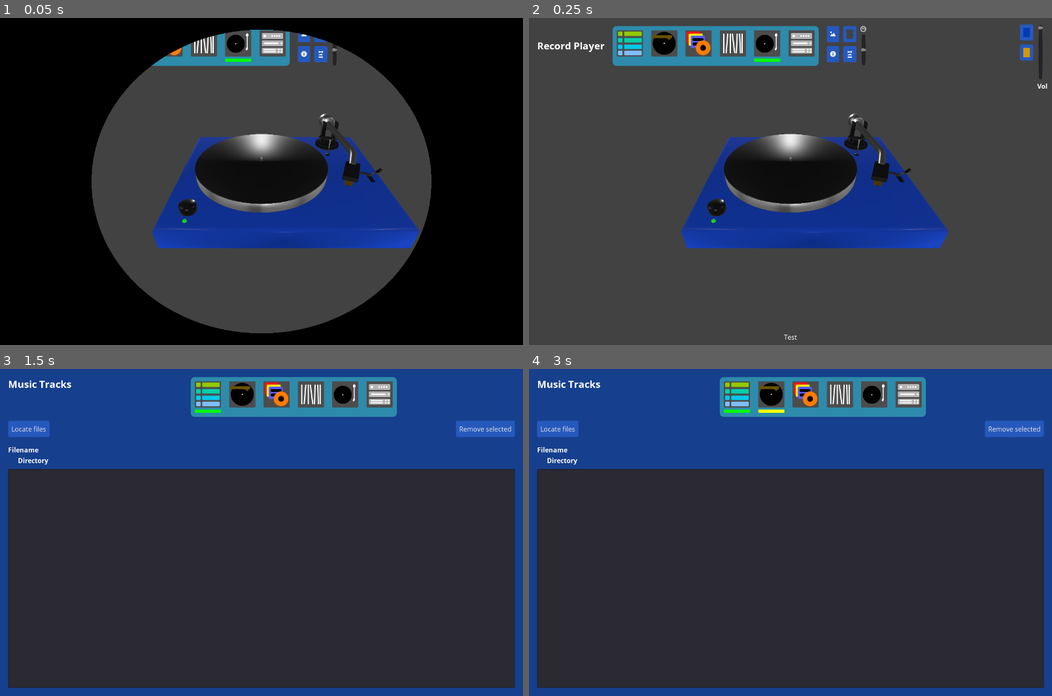
Above: before the commit, frames 1-4 (two rows, left to right).
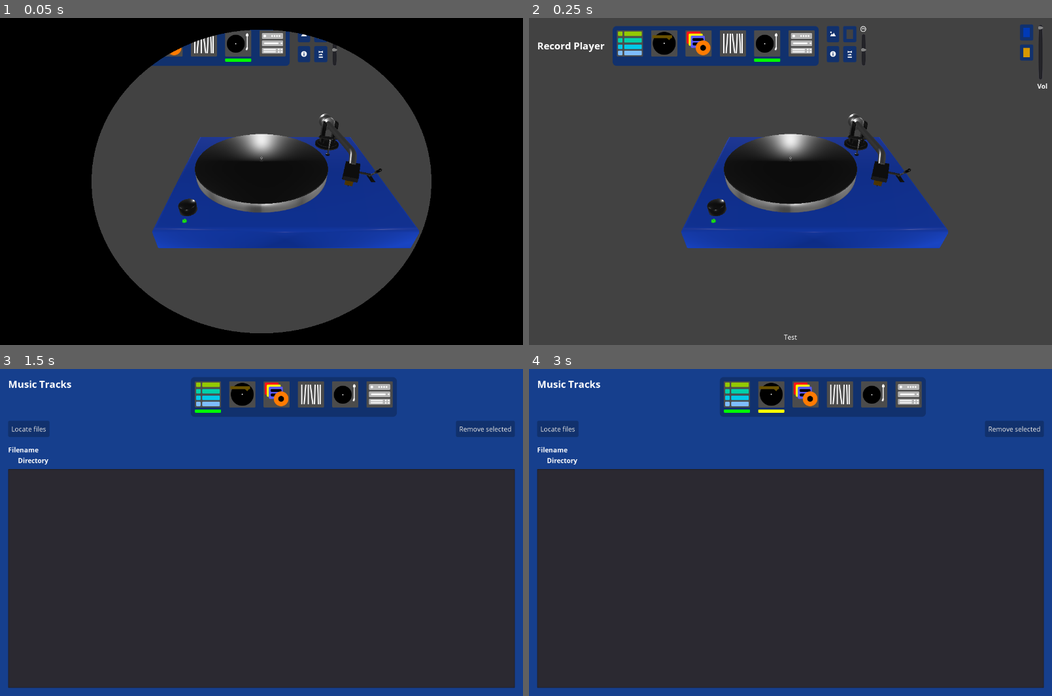
Above: after the commit, the same moments.

Repository: andrew-wilkes/vinyl
Game: Godot game, scene res://scenes/Turntable.tscn
Two runs of this game, one before a commit and one after it. Both use one fixed random seed, a clock stepped at 60 frames per second and the inputs below. This scene is started directly instead of the project's main scene.
Inputs (mouse positions are in pixels of both pictures, inside the frame that each line leads up to):
- Up to frame 1 (0.05 s): no input
- Up to frame 2 (0.25 s): no input
- Up to frame 3 (1.5 s): click (99, 395) at 0.5 s; tap Enter at 1.25 s; move the mouse to (376, 516) at 1.27 s; hold Right (ui_right) from 1.28 s (still down); tap Delete at 1.35 s; click (376, 516) at 1.42 s
- Up to frame 4 (3 s): release Right (ui_right) at 2 s; click (738, 395) at 2 s; click (769, 395) at 2.75 s

The runs differ from the first frame. In frame 1, 1.3% of the frame differs, in the area x 29-63%, y 3-15%; in frame 2, 3.0%; in frame 3, 3.3%, in the area x 1-99%, y 2-21%; in frame 4, 3.3%.

Commit message:
Ensure that theme is updated

Diff:
--- a/src/global.gd
+++ b/src/global.gd
@@ -16,11 +16,6 @@
 	default_art.append(load("res://assets/b-side.png"))
 	default_art.append(load("res://assets/cover-front.png"))
 	default_art.append(load("res://assets/cover-rear.png"))
-
-
-func _ready():
-	if get_parent().name != "root":
-		set_panel_color(get_parent().get_child(1).theme)
 
 
 func set_bg_color(color):
--- a/src/scenes/AlbumArt.gd
+++ b/src/scenes/AlbumArt.gd
@@ -34,6 +34,7 @@
 	art.disable_input()
 	$"%BgColor".color = g.settings.bg_color
 	$"%FgColor".color = g.settings.fg_color
+	g.set_panel_color(theme)
 	for node in $c.get_children():
 		node.theme = theme
 
--- a/src/scenes/AlbumArt.tscn
+++ b/src/scenes/AlbumArt.tscn
@@ -111,6 +111,7 @@
 margin_right = 133.0
 margin_bottom = 39.0
 rect_min_size = Vector2( 32, 0 )
+edit_alpha = false
 
 [node name="Label2" type="Label" parent="VB/Header/G"]
 margin_top = 57.0
@@ -125,17 +126,18 @@
 margin_right = 133.0
 margin_bottom = 88.0
 rect_min_size = Vector2( 32, 0 )
+edit_alpha = false
 
 [node name="Content" type="HBoxContainer" parent="VB"]
 margin_top = 117.0
 margin_right = 1240.0
-margin_bottom = 740.0
+margin_bottom = 736.0
 custom_constants/separation = 20
 
 [node name="LeftCol" type="VBoxContainer" parent="VB/Content"]
 unique_name_in_owner = true
 margin_right = 200.0
-margin_bottom = 623.0
+margin_bottom = 619.0
 custom_constants/separation = 20
 
 [node name="VB" type="VBoxContainer" parent="VB/Content/LeftCol"]
@@ -259,7 +261,7 @@
 unique_name_in_owner = true
 margin_left = 220.0
 margin_right = 1240.0
-margin_bottom = 623.0
+margin_bottom = 619.0
 
 [node name="c" type="CanvasLayer" parent="."]
 
--- /dev/null
+++ b/src/scenes/Gear.gd
@@ -0,0 +1,4 @@
+extends MarginContainer
+
+func _ready():
+	g.set_panel_color(theme)
--- a/src/scenes/Gear.tscn
+++ b/src/scenes/Gear.tscn
@@ -1,18 +1,22 @@
-[gd_scene load_steps=6 format=2]
+[gd_scene load_steps=8 format=2]
 
 [ext_resource path="res://scenes/Navigation.tscn" type="PackedScene" id=1]
 [ext_resource path="res://assets/tape-deck.png" type="Texture" id=2]
 [ext_resource path="res://assets/heading1.tres" type="DynamicFont" id=3]
 [ext_resource path="res://assets/heading2.tres" type="DynamicFont" id=4]
 [ext_resource path="res://assets/cassette-deck.png" type="Texture" id=5]
+[ext_resource path="res://scenes/Gear.gd" type="Script" id=6]
+[ext_resource path="res://assets/UI.theme" type="Theme" id=7]
 
 [node name="Gear" type="MarginContainer"]
 anchor_right = 1.0
 anchor_bottom = 1.0
+theme = ExtResource( 7 )
 custom_constants/margin_right = 20
 custom_constants/margin_top = 20
 custom_constants/margin_left = 20
 custom_constants/margin_bottom = 20
+script = ExtResource( 6 )
 
 [node name="VB" type="VBoxContainer" parent="."]
 margin_left = 20.0
--- a/src/scenes/Main.gd
+++ b/src/scenes/Main.gd
@@ -1,6 +1,7 @@
 extends Control
 
 func _ready():
+	g.set_panel_color(theme)
 	$c2/M.theme = theme
 	$c2/Info.theme = theme
 
--- a/src/scenes/MusicLibrary.gd
+++ b/src/scenes/MusicLibrary.gd
@@ -47,6 +47,7 @@
 	set_light_energy()
 	set_env_energy()
 	$"%EnvControl".setup($WE)
+	g.set_panel_color(theme)
 	for node in $c.get_children():
 		node.theme = theme
 
--- a/src/scenes/MusicTracks.gd
+++ b/src/scenes/MusicTracks.gd
@@ -6,6 +6,7 @@
 func _ready():
 	for track in g.settings.tracks:
 		add_item(track)
+	g.set_panel_color(theme)
 	$c.get_child(0).theme = theme
 
 
--- a/src/scenes/Navigation.tscn
+++ b/src/scenes/Navigation.tscn
@@ -1,6 +1,5 @@
-[gd_scene load_steps=11 format=2]
+[gd_scene load_steps=10 format=2]
 
-[ext_resource path="res://assets/UI.theme" type="Theme" id=1]
 [ext_resource path="res://assets/tracks-button.png" type="Texture" id=2]
 [ext_resource path="res://assets/production-button.png" type="Texture" id=3]
 [ext_resource path="res://assets/button-bar.png" type="Texture" id=4]
@@ -14,14 +13,13 @@
 [node name="Navigation" type="PanelContainer"]
 margin_right = 14.0
 margin_bottom = 14.0
-theme = ExtResource( 1 )
 script = ExtResource( 9 )
 
 [node name="HBox" type="HBoxContainer" parent="."]
-margin_left = 10.0
-margin_top = 10.0
-margin_right = 494.0
-margin_bottom = 87.0
+margin_left = 7.0
+margin_top = 7.0
+margin_right = 491.0
+margin_bottom = 84.0
 custom_constants/separation = 20
 
 [node name="VBox" type="VBoxContainer" parent="HBox"]
--- a/src/scenes/RecordProducer.gd
+++ b/src/scenes/RecordProducer.gd
@@ -105,6 +105,7 @@
 	AudioServer.add_bus_effect(0, AudioEffectSpectrumAnalyzer.new())
 	spectrum = AudioServer.get_bus_effect_instance(0, 0)
 	$VBox/HB1/VB/Volume.value = g.settings.volume
+	g.set_panel_color(theme)
 	for node in $c.get_children():
 		node.theme = theme
 
--- a/src/scenes/Turntable.gd
+++ b/src/scenes/Turntable.gd
@@ -94,6 +94,7 @@
 	set_cart_color(g.settings.cart_color)
 	get_node("%DeckColor").color = g.settings.deck_color
 	get_node("%CartColor").color = g.settings.cart_color
+	g.set_panel_color(theme)
 	for node in $c.get_children():
 		node.theme = theme
 
Binary file changed: src/assets/UI.theme
